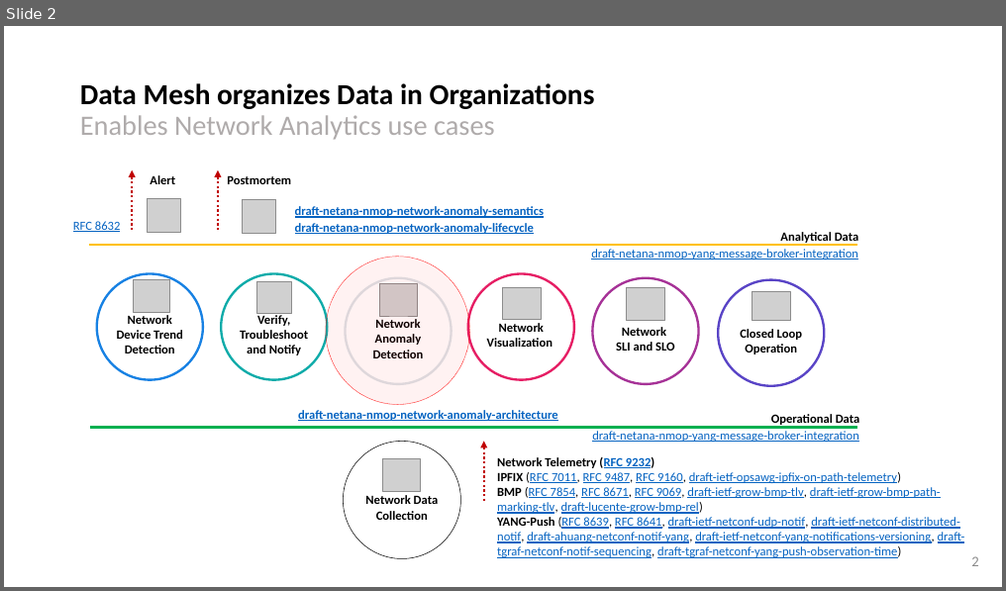
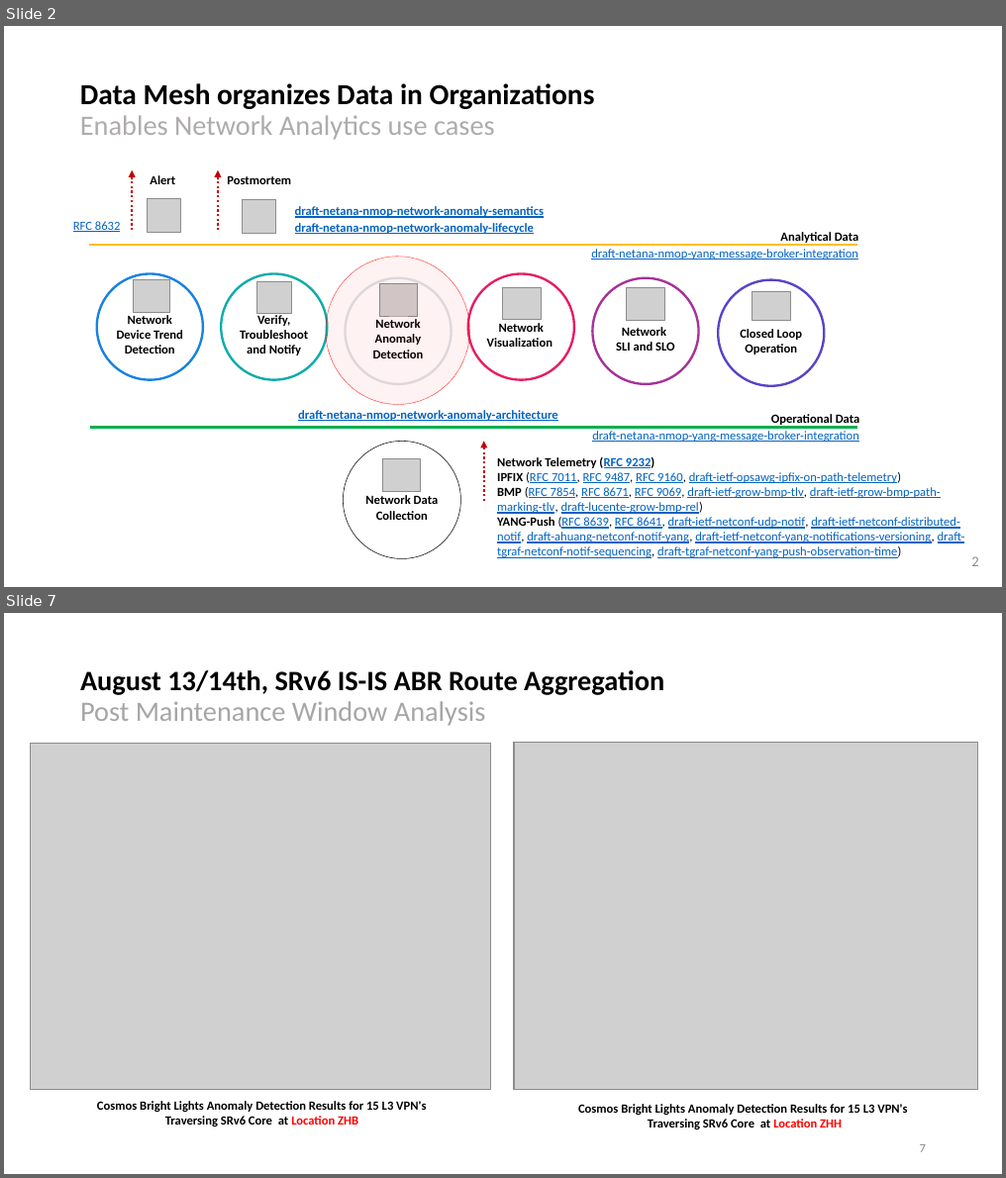
Before and after one commit to network-analytics/ietf-network-analytics-document-status, a slide deck: 121/NMOP/nmop-interim-swisscom-network-analytics-network-incident-postmortem.pptx. Shown one above the other, each under a label of ours: slide 2 before the commit, slides 2 and 7 after it; the slides between them are not shown. The pictures are 1006x591 and 1006x1178 pixels, drawn with LibreOffice and Linux fonts; fonts in the diff are those of the drawing; grey boxes stand for pictures. Boxes give left, top, right and bottom in pixels: in the first picture for what was removed or moved away, otherwise in the second. Text is boxed around its words. In the diff, an @@ line names an element or a change of style, - is before the commit and + after.

```diff
--- a/121/NMOP/nmop-interim-swisscom-network-analytics-network-incident-postmortem.pptx
+++ b/121/NMOP/nmop-interim-swisscom-network-analytics-network-incident-postmortem.pptx
@@ slide 7 added at <box>4,613,1002,1174</box>, background #FFFFFF @@
@@ text added at <box>80,670,664,726</box>, 27 pt, text #000000, bold @@
+August 13/14th, SRv6 IS-IS ABR Route Aggregation
+Post Maintenance Window Analysis
@@ picture added at <box>31,744,491,1089</box> @@
@@ picture added at <box>514,743,976,1089</box> @@
@@ picture added at <box>515,743,977,1089</box> @@
@@ text added at <box>97,1101,426,1127</box>, 12 pt, text #000000, bold @@
+Cosmos Bright Lights Anomaly Detection Results for 15 L3 VPN's
+Traversing SRv6 Core at Location ZHB
@@ text added at <box>578,1104,907,1130</box>, 12 pt, text #000000, bold @@
+Cosmos Bright Lights Anomaly Detection Results for 15 L3 VPN's
+Traversing SRv6 Core at Location ZHH
@@ page number added at <box>920,1145,926,1153</box>, 12 pt, text #8C8C8C @@
+7
```
Also in this commit, not shown: 5 slides changed, 11 other slides added, 7 slides removed, 1 other file.
